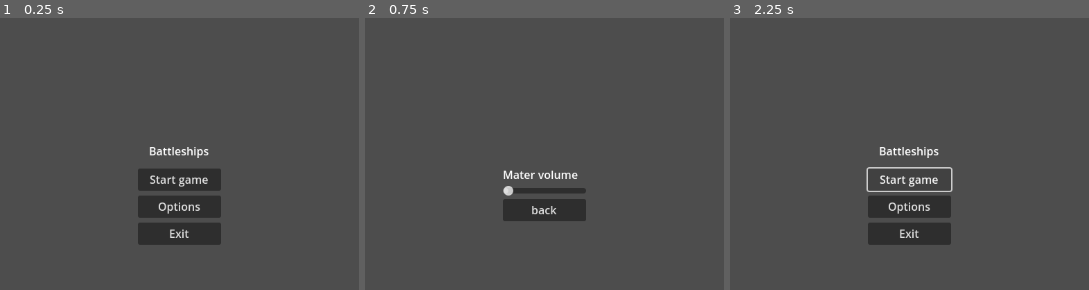
Above: before the commit, frames 1-3 (left to right).
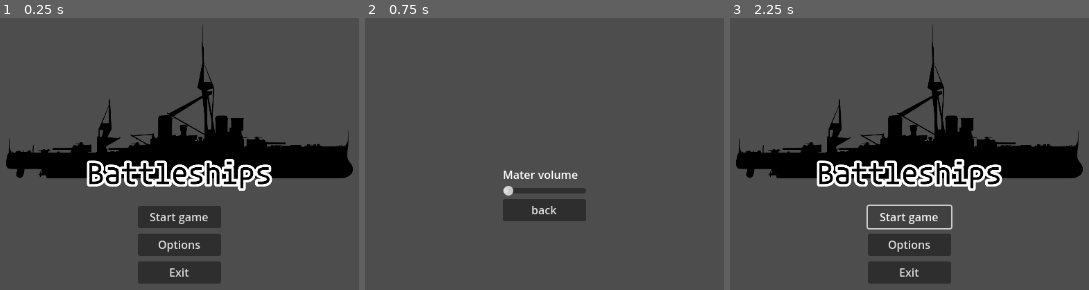
Above: after the commit, the same moments.

Repository: battleships-ktu/battleships
Game: Godot game, scene res://menus/menu.tscn
The game is run twice, just before and just after one commit, with the same random seed, the same clock (stepped at 60 frames per second) and the same inputs.
Inputs:
- Up to frame 1 (0.25 s): no input
- Up to frame 2 (0.75 s): click "Options" at 0.5 s
- Up to frame 3 (2.25 s): click "back" at 1.25 s; click "Start game" at 2 s

The runs differ from the first frame. In frame 1, 20% of the frame differs, in the area x 1-99%, y 3-98%; in frame 2, nothing differs; in frame 3, 20%.

Commit message:
A good looking logo for the game
added a png logo for the title screen

Diff:
--- a/menus/menu.tscn
+++ b/menus/menu.tscn
@@ -1,57 +1,75 @@
-[gd_scene load_steps=2 format=3 uid="uid://3djkd1p6sgeq"]
+[gd_scene load_steps=3 format=3 uid="uid://3djkd1p6sgeq"]
 
 [ext_resource type="Script" path="res://menus/Menu.gd" id="1_wyn5u"]
+[ext_resource type="Texture2D" uid="uid://dtb5n02856kpb" path="res://assets/Battleship_title_screen.png" id="2_gg6sk"]
 
-[node name="Menu" type="Control"]
+[node name="Titltlescreen" type="Control"]
 layout_mode = 3
-anchors_preset = 8
-anchor_left = 0.5
-anchor_top = 0.5
-anchor_right = 0.5
-anchor_bottom = 0.5
+anchors_preset = 15
+anchor_right = 1.0
+anchor_bottom = 1.0
 grow_horizontal = 2
 grow_vertical = 2
 size_flags_horizontal = 4
 script = ExtResource("1_wyn5u")
 
-[node name="MarginContainer" type="MarginContainer" parent="."]
-layout_mode = 1
-anchors_preset = 15
-anchor_right = 1.0
-anchor_bottom = 1.0
-grow_horizontal = 2
-grow_vertical = 2
+[node name="Menu" type="MarginContainer" parent="."]
+layout_mode = 0
+offset_left = 120.0
+offset_top = 80.0
+offset_right = 1032.0
+offset_bottom = 568.0
 
-[node name="VBoxContainer" type="VBoxContainer" parent="MarginContainer"]
-layout_direction = 2
+[node name="VBoxContainer" type="VBoxContainer" parent="Menu"]
+custom_minimum_size = Vector2(500, 0)
 layout_mode = 2
-theme_override_constants/separation = 7
+size_flags_horizontal = 4
+size_flags_vertical = 0
+alignment = 1
 
-[node name="Title" type="Label" parent="MarginContainer/VBoxContainer"]
+[node name="Logo" type="TextureRect" parent="Menu/VBoxContainer"]
+layout_mode = 2
+size_flags_vertical = 2
+texture = ExtResource("2_gg6sk")
+expand_mode = 5
+
+[node name="centerrow" type="HBoxContainer" parent="Menu/VBoxContainer"]
+layout_mode = 2
+size_flags_horizontal = 4
+size_flags_vertical = 0
+size_flags_stretch_ratio = 0.0
+localize_numeral_system = false
+
+[node name="VBoxContainer" type="VBoxContainer" parent="Menu/VBoxContainer/centerrow"]
+layout_mode = 2
+theme_override_constants/separation = 8
+
+[node name="Title" type="Label" parent="Menu/VBoxContainer/centerrow/VBoxContainer"]
+visible = false
 layout_mode = 2
 theme_override_constants/line_spacing = 60
 text = "Battleships"
 horizontal_alignment = 1
 vertical_alignment = 1
 
-[node name="Seperator" type="Control" parent="MarginContainer/VBoxContainer"]
+[node name="Seperator" type="Control" parent="Menu/VBoxContainer/centerrow/VBoxContainer"]
 layout_mode = 2
 
-[node name="Start game" type="Button" parent="MarginContainer/VBoxContainer"]
+[node name="Start game" type="Button" parent="Menu/VBoxContainer/centerrow/VBoxContainer"]
 custom_minimum_size = Vector2(120, 32)
 layout_mode = 2
 text = "Start game"
 
-[node name="Options" type="Button" parent="MarginContainer/VBoxContainer"]
+[node name="Options" type="Button" parent="Menu/VBoxContainer/centerrow/VBoxContainer"]
 custom_minimum_size = Vector2(120, 32)
 layout_mode = 2
 text = "Options"
 
-[node name="Exit" type="Button" parent="MarginContainer/VBoxContainer"]
+[node name="Exit" type="Button" parent="Menu/VBoxContainer/centerrow/VBoxContainer"]
 custom_minimum_size = Vector2(120, 32)
 layout_mode = 2
 text = "Exit"
 
-[connection signal="pressed" from="MarginContainer/VBoxContainer/Start game" to="." method="_on_start_game_pressed"]
-[connection signal="pressed" from="MarginContainer/VBoxContainer/Options" to="." method="_on_options_pressed"]
-[connection signal="pressed" from="MarginContainer/VBoxContainer/Exit" to="." method="_on_exit_pressed"]
+[connection signal="pressed" from="Menu/VBoxContainer/centerrow/VBoxContainer/Start game" to="." method="_on_start_game_pressed"]
+[connection signal="pressed" from="Menu/VBoxContainer/centerrow/VBoxContainer/Options" to="." method="_on_options_pressed"]
+[connection signal="pressed" from="Menu/VBoxContainer/centerrow/VBoxContainer/Exit" to="." method="_on_exit_pressed"]
Binary file added: assets/Battleship_title_screen.png
Not shown, added: assets/Battleship_title_screen.png.import
